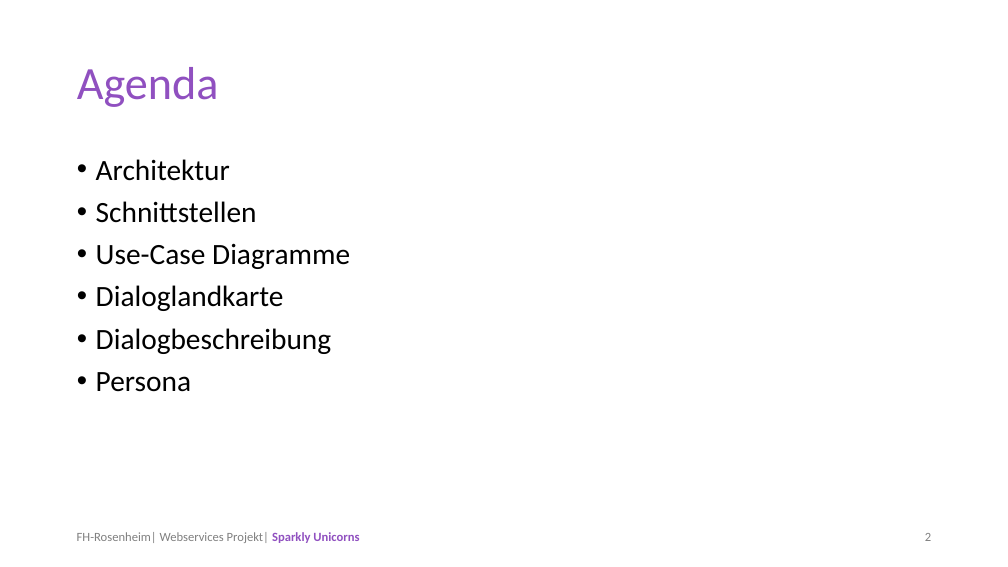
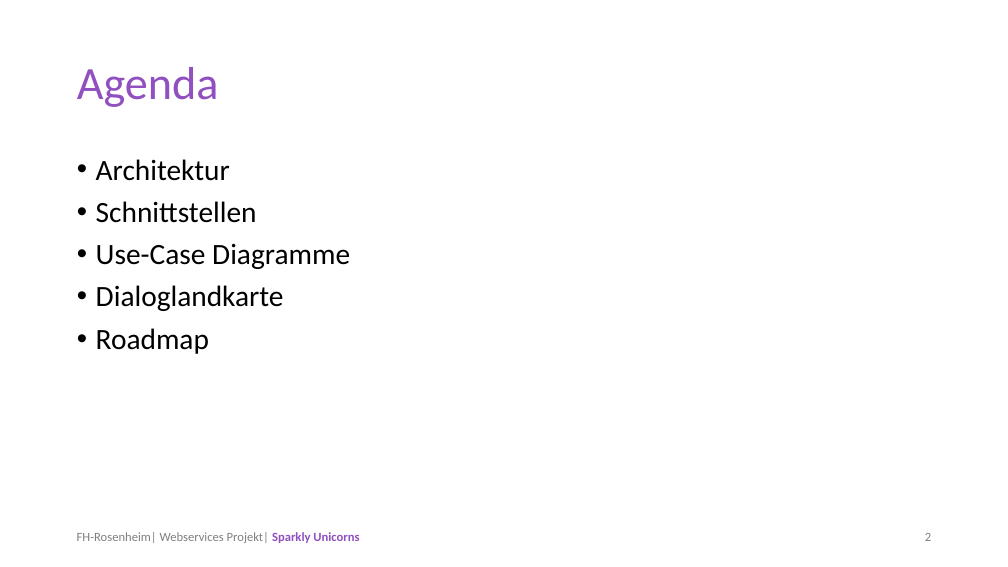
Before and after one commit to manuelhuber/UnicornMaker, a slide deck: slide 2 of docbase/Termin2/Termin3.pptx. Drawn at 1008x567 pixels with LibreOffice and Linux fonts; fonts in the diff are those of the drawing. Boxes give left, top, right and bottom in pixels: in the first picture for what was removed or moved away, otherwise in the second. Text is boxed around its words. In the diff, an @@ line names an element or a change of style, - is before the commit and + after.

```diff
--- a/docbase/Termin2/Termin3.pptx
+++ b/docbase/Termin2/Termin3.pptx
@@ text at (96, 328, 209, 354): text changed @@
-• Dialogbeschreibung
-• Persona
+• Roadmap
```
Also in this commit, not shown: 5 slides added, 11 other files.
